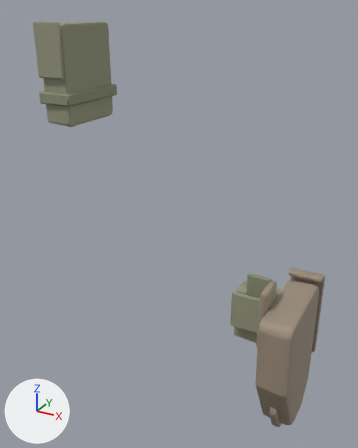
Two versions of the glTF model assets/models/kit/rig_open.glb, one commit apart.
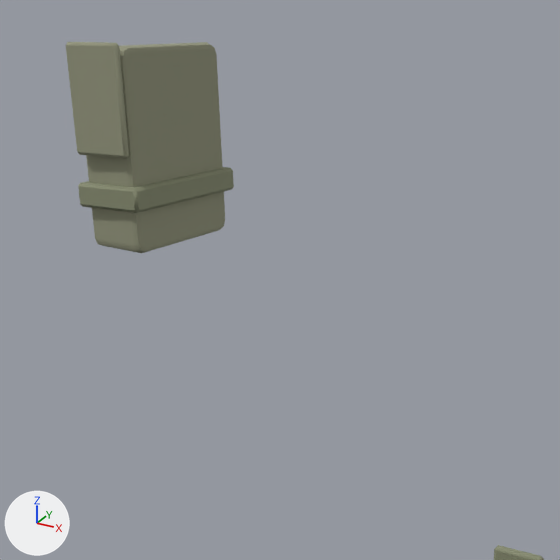
There are two pictures of each version: one whole from a 50 mm camera at (0.335, -0.438, -0.115) aimed at (0.045, 0.089, -0.379), one close up on the part from 0% to 78% of the width and 0% to 63% of the height. The axes (+X, +Y, +Z) are drawn at lower left. The lights are the same throughout. The older version's two pictures come first. Vertices at exactly the same position are counted once.

The scene before the commit, as lines of its bpy script (objects in view):
```python
me_pouch = bpy.data.meshes.new('pouch')
me_pouch.from_pydata(...)  # 108 vertices, 204 faces; spans x -0.026..0.026, y -0.0545..0.0575, z -0.108..0.025
# faces by material slot: [160, 44]
me_pouch.materials.append(mat_canvas)  # yellow #95977e
me_pouch.materials.append(mat_olive)  # greyish green #898e73
me_pouch_flap_open = bpy.data.meshes.new('pouch_flap_open')
me_pouch_flap_open.from_pydata(...)  # 24 vertices, 44 faces; spans x -0.022..0.022, y -0.056..-0.051, z -0.043..0.027
me_pouch_flap_open.materials.append(mat_canvas)  # yellow #95977e
ob_pouch = bpy.data.objects.new('pouch', me_pouch)
ob_pouch.location = (-0.14, 0.13, -0.16)
ob_pouch_flap_open = bpy.data.objects.new('pouch_flap_open', me_pouch_flap_open)
ob_pouch_flap_open.location = (-0.14, 0.13, -0.16)
```
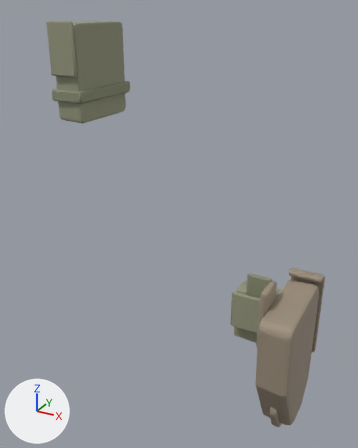
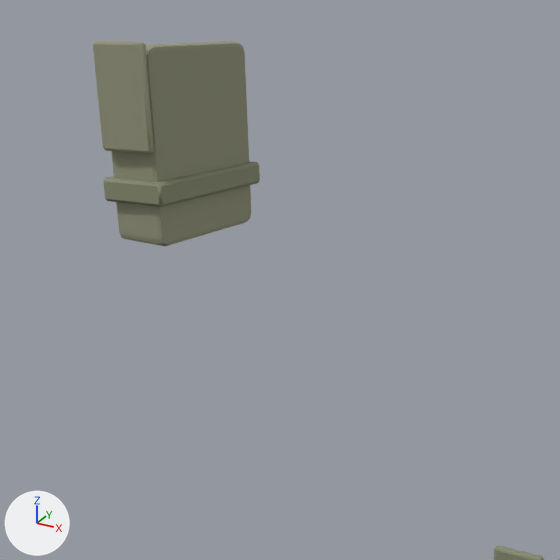
Edits to the bpy script that builds the scene:
```text
Change me_pouch:
    used by ob_pouch; location = (-0.14, 0.13, -0.16)
    remove me_pouch.from_pydata(...)  # 108 vertices, 204 faces; spans x -0.026..0.026, y -0.0545..0.0575, z -0.108..0.025
    add me_pouch.from_pydata(...)  # 108 vertices, 204 faces; spans x -0.026..0.026, y -0.0545..0.0675, z -0.108..0.025
    me_pouch part 1: 27 of the vertices in x -0.026..0.026, y 0.044..0.0575, z -0.108..-0.062 are moved by (0.0, 0.01, 0.0)
    me_pouch part 2: 15 of the vertices in x -0.021..0.021, y 0.044..0.053, z 0.016..0.025 are moved by (0.0, 0.01, 0.0)
    other edits to the shape of me_pouch do not show in these pictures
Change ob_pouch:
    ob_pouch.location: (-0.14, 0.13, -0.16) -> (-0.14, 0.155, -0.16)
Change ob_pouch_flap_open:
    ob_pouch_flap_open.location: (-0.14, 0.13, -0.16) -> (-0.14, 0.155, -0.16)
```

Changed parts and their boxes (x1, y1, x2, y2) in the close-ups (560 x 560 px; the box of a moved part takes in the faces that stretch with it):
'pouch', reshaped, moved: before (78, 42, 234, 253); after (103, 41, 260, 246)
'pouch_flap_open', moved: before (66, 42, 129, 158); after (93, 41, 154, 154)
part 1 of me_pouch, moved or reshaped: before (82, 167, 234, 253); after (107, 161, 260, 246)
part 2 of me_pouch, moved or reshaped: before (123, 42, 225, 242); after (147, 41, 251, 222)
